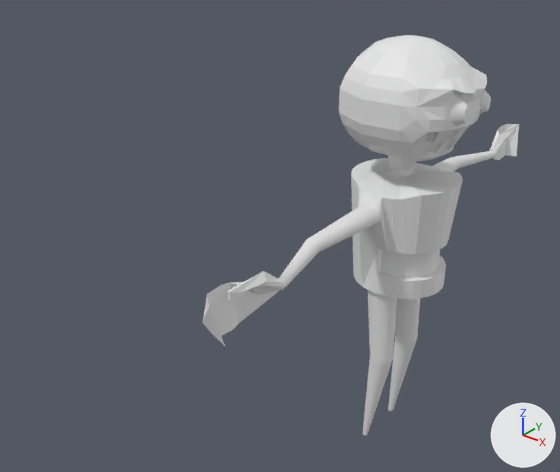
What one commit did to the FBX model Jump'n'Run_Collab/GOTY/Assets/Characters/robot_wip.fbx.
Before and after are seen from a camera (50 mm lens) standing at (4.26, -7.6, 4.54) and looking at (-0.82, -1.25, 0.6). The lights are fixed; the arrows at lower right show +X, +Y and +Z. Where no turn or scale is listed for an object, it has been applied to the vertices.
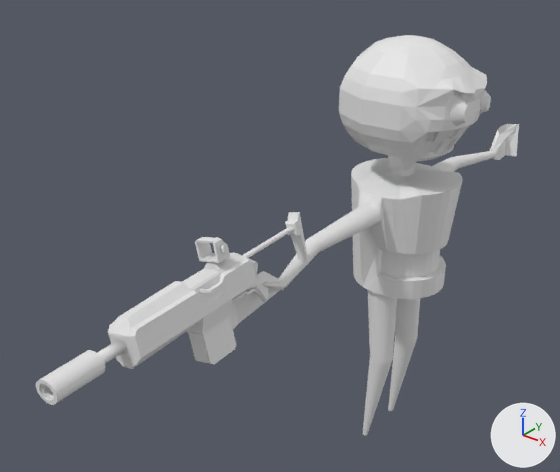
Where the change shows, as pixel boxes [x1, y1, x2, y2] in the pictures (560 x 472 px):
'Rifle', added: after [36, 212, 309, 405]

Diff of the bpy script that builds the scene:
```diff
--- a/Jump'n'Run_Collab/GOTY/Assets/Characters/robot_wip.fbx.py
+++ b/Jump'n'Run_Collab/GOTY/Assets/Characters/robot_wip.fbx.py
@@ mat_material_001 @@
+mat_material_001 = principled_material('Material.001')
+mat_material_001.base_color = (0.8, 0.8, 0.8)  # white #e7e7e7
+mat_material_001.roughness = 0.553
@@ me_cube @@
+me_cube.from_pydata(...)  # 731 vertices, 518 faces; spans x -0.27..0.43, y -3.93..4.44, z -1.17..0.87
+me_cube.materials.append(mat_material_001)  # white #e7e7e7
@@ ob_rifle @@
+ob_rifle = bpy.data.objects.new('Rifle', me_cube)
+ob_rifle.location = (0.07, -3.64, 1.13)
+ob_rifle.rotation_euler = (0.00986, -0.236, 0.0393)  # degrees (0.6, -14, 2.3)
+ob_rifle.scale = (0.593, 0.377, 0.505)
```
